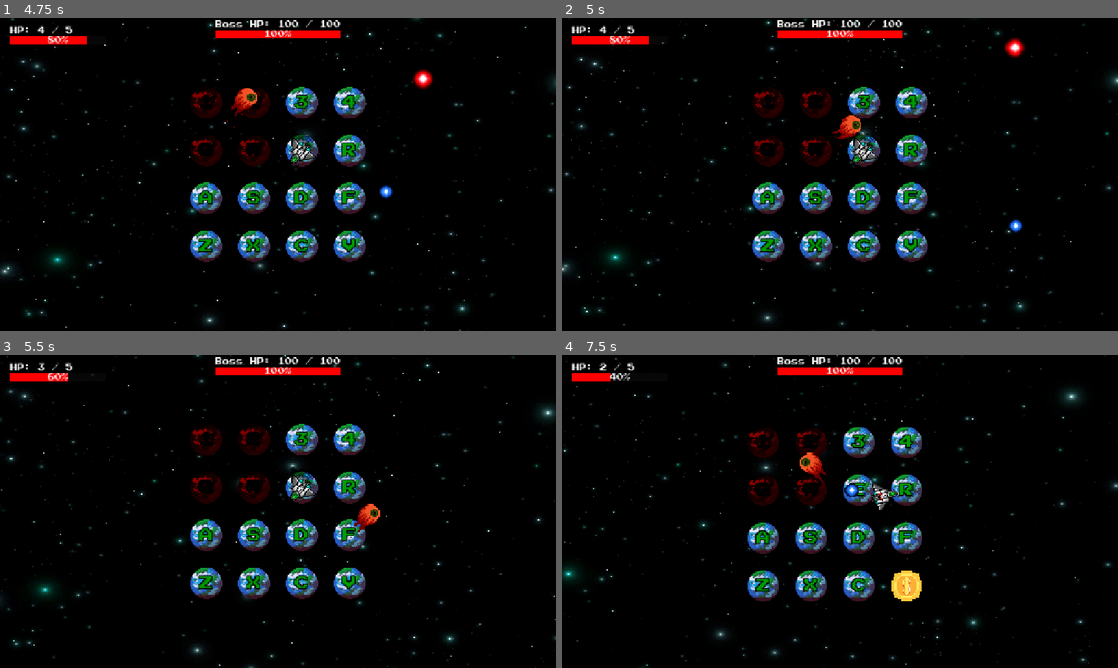
Above: before the commit, frames 1-4 (two rows, left to right).
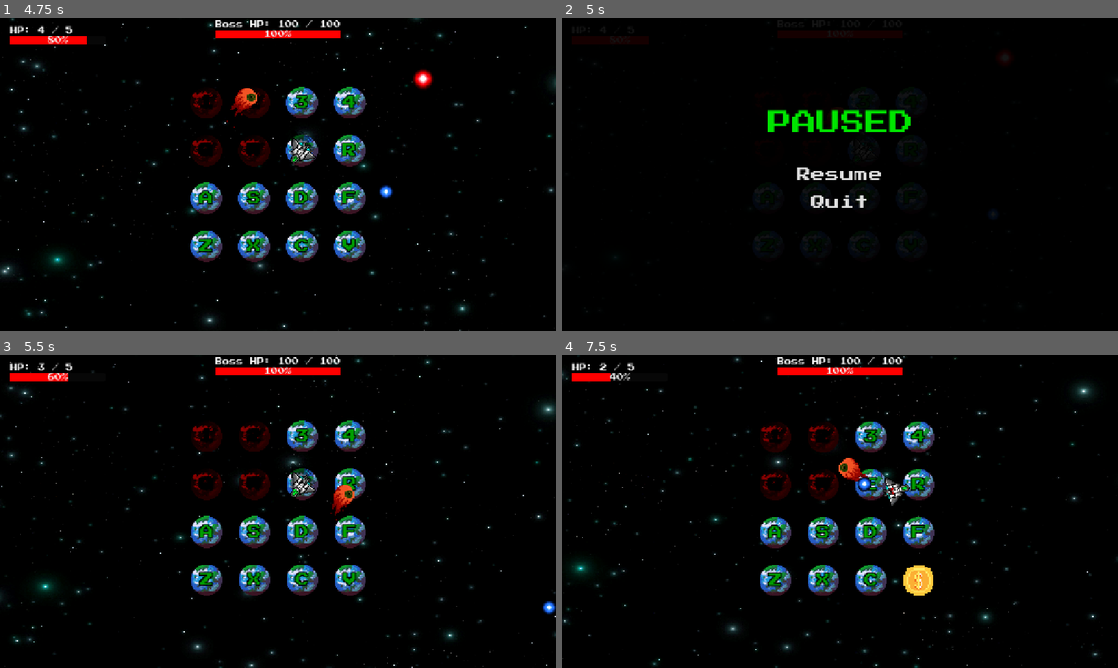
Above: after the commit, the same moments.

Repository: jcote04/CS780Game
Game: Godot game, scene res://scenes/main/main_menu.tscn
Two runs of this game, one before a commit and one after it. Both use one fixed random seed, a clock stepped at 60 frames per second and the inputs below.
Inputs (mouse positions are in pixels of both pictures, inside the frame that each line leads up to):
- Up to frame 1 (4.75 s): click "Start" at 0.5 s; tap Enter at 1.25 s; move the mouse to (400, 158) at 1.27 s; hold D 1.28-2.03 s; tap E at 1.35, 2.3, 3.05, 3.8, 4.55 s; click (400, 158) at 1.42 s; move the mouse to (166, 190) at 2.02 s; hold S 2.03-2.78 s; tap 1 at 2.1 s; click (166, 190) at 2.17 s; move the mouse to (333, 105) at 2.77 s; hold D 2.78-3.53 s; tap 2 at 2.85 s; click (333, 105) at 2.92 s; move the mouse to (250, 237) at 3.52 s; hold W 3.53-4.28 s; tap 3 at 3.6 s; click (250, 237) at 3.67 s; move the mouse to (444, 221) at 4.27 s; hold A from 4.28 s (still down); tap 4 at 4.35 s; click (444, 221) at 4.42 s
- Up to frame 2 (5 s): keep holding A; tap Escape at 4.9 s
- Up to frame 3 (5.5 s): release A at 5 s; click (278, 511) at 5 s, where only the run after the commit has a clickable "Resume"
- Up to frame 4 (7.5 s): move the mouse to (673, 464) at 5.77 s; hold A 5.78-6.53 s; tap Q at 5.85 s; click (673, 464) at 5.92 s; tap E at 6.05, 6.6 s; move the mouse to (867, 511) at 6.52 s; hold S 6.53-7.28 s; click (867, 511) at 6.67 s; move the mouse to (756, 433) at 7.27 s; hold D from 7.28 s (still down); tap R at 7.35 s; click (756, 433) at 7.42 s

Frame 1 is identical in both runs. In frame 2, 10% of the frame differs, in the area x 0-100%, y 0-100%; in frame 3, 8.0%; in frame 4, 12%.

Commit message:
pause menu

Diff:
--- a/scenes/main/main.tscn
+++ b/scenes/main/main.tscn
@@ -17,9 +17,10 @@
 [ext_resource type="PackedScene" uid="uid://cm3gn8681jlhj" path="res://scenes/main/player_bullet.tscn" id="11_raeie"]
 [ext_resource type="Script" uid="uid://d3ewqwpmi7trc" path="res://scripts/game_over_screen.gd" id="12_th5th"]
 [ext_resource type="Theme" uid="uid://dyittlu7q4eof" path="res://ui/game_button.tres" id="13_7smn1"]
-[ext_resource type="Script" path="res://scenes/main/game_win_screen.gd" id="16_hxu8e"]
-[ext_resource type="PackedScene" path="res://scenes/main/shop_ui.tscn" id="19_necax"]
+[ext_resource type="Script" uid="uid://4ykf3cjgmuhm" path="res://scenes/main/game_win_screen.gd" id="16_hxu8e"]
+[ext_resource type="PackedScene" uid="uid://cd1af37aqcpaa" path="res://scenes/main/shop_ui.tscn" id="19_necax"]
 [ext_resource type="Script" uid="uid://c1rx6c1od8h27" path="res://scripts/managers/upgrade_manager.gd" id="20_r4lks"]
+[ext_resource type="Script" uid="uid://c70iq8x4xgokm" path="res://scenes/main/pause_menu.gd" id="21_pg34l"]
 
 [sub_resource type="ShaderMaterial" id="ShaderMaterial_b1x3f"]
 shader = ExtResource("2_yyfjg")
@@ -256,6 +257,7 @@
 script = ExtResource("2_iuonh")
 grid_node = NodePath("../Grid")
 player_bullet_scene = ExtResource("11_raeie")
+pause_menu_path = NodePath("../PauseMenu")
 
 [node name="CollisionShape2D" type="CollisionShape2D" parent="Player" unique_id=875924440]
 shape = SubResource("RectangleShape2D_k2fmo")
@@ -524,6 +526,82 @@
 text = "Main Menu"
 
 [node name="ShopUI" parent="." unique_id=468115205 instance=ExtResource("19_necax")]
+visible = false
 
 [node name="UpgradeManager" type="Node" parent="." unique_id=1560067261]
 script = ExtResource("20_r4lks")
+
+[node name="PauseMenu" type="CanvasLayer" parent="." unique_id=1191262776]
+process_mode = 3
+layer = 10
+script = ExtResource("21_pg34l")
+
+[node name="ColorRect" type="ColorRect" parent="PauseMenu" unique_id=1818625741]
+anchors_preset = 5
+anchor_left = 0.5
+anchor_right = 0.5
+offset_left = -640.0
+offset_top = -80.0
+offset_right = -600.0
+offset_bottom = -40.0
+grow_horizontal = 2
+scale = Vector2(32.184, 22.04)
+color = Color(0, 0, 0, 0.91764706)
+
+[node name="Label" type="Label" parent="PauseMenu" unique_id=423707760]
+anchors_preset = 5
+anchor_left = 0.5
+anchor_right = 0.5
+offset_left = -166.0
+offset_top = 213.0
+offset_right = 170.0
+offset_bottom = 269.0
+grow_horizontal = 2
+theme_override_colors/font_color = Color(0, 0.8976866, 0, 1)
+theme_override_fonts/font = ExtResource("9_b1x3f")
+theme_override_font_sizes/font_size = 56
+text = "PAUSED"
+
+[node name="ResumeButton" type="Button" parent="PauseMenu" unique_id=1300379937]
+process_mode = 3
+anchors_preset = 8
+anchor_left = 0.5
+anchor_top = 0.5
+anchor_right = 0.5
+anchor_bottom = 0.5
+offset_left = -103.0
+offset_top = -20.5
+offset_right = 103.0
+offset_bottom = 20.5
+grow_horizontal = 2
+grow_vertical = 2
+theme = ExtResource("13_7smn1")
+theme_override_colors/font_hover_color = Color(1, 0.07450981, 0.13333334, 1)
+theme_override_styles/normal = SubResource("StyleBoxEmpty_th5th")
+theme_override_styles/pressed = SubResource("StyleBoxEmpty_7smn1")
+theme_override_styles/hover = SubResource("StyleBoxEmpty_raeie")
+theme_override_styles/disabled = SubResource("StyleBoxEmpty_hxu8e")
+theme_override_styles/focus = SubResource("StyleBoxEmpty_nvumn")
+text = "Resume"
+
+[node name="QuitButton" type="Button" parent="PauseMenu" unique_id=208464396]
+process_mode = 3
+anchors_preset = 8
+anchor_left = 0.5
+anchor_top = 0.5
+anchor_right = 0.5
+anchor_bottom = 0.5
+offset_left = -152.0
+offset_top = 44.0
+offset_right = 153.0
+offset_bottom = 85.0
+grow_horizontal = 2
+grow_vertical = 2
+theme = ExtResource("13_7smn1")
+theme_override_colors/font_hover_color = Color(0.8117647, 0.05882353, 0.10980392, 1)
+theme_override_styles/normal = SubResource("StyleBoxEmpty_ou6is")
+theme_override_styles/pressed = SubResource("StyleBoxEmpty_necax")
+theme_override_styles/hover = SubResource("StyleBoxEmpty_r4lks")
+theme_override_styles/disabled = SubResource("StyleBoxEmpty_pg34l")
+theme_override_styles/focus = SubResource("StyleBoxEmpty_m4h2d")
+text = "Quit"
--- /dev/null
+++ b/scenes/main/pause_menu.gd
@@ -0,0 +1,44 @@
+extends CanvasLayer
+
+var hover_sound: AudioStreamPlayer
+
+func _ready():
+	visible = false
+
+	$ResumeButton.pressed.connect(_on_resume)
+	$QuitButton.pressed.connect(_on_menu)
+
+	hover_sound = AudioStreamPlayer.new()
+	hover_sound.stream = preload("res://audio/ui_mouse_hover.wav")
+	hover_sound.volume_db = -5.0
+	hover_sound.bus = "SFX"
+	add_child(hover_sound)
+
+	for button in get_children():
+		if button is Button:
+			button.mouse_entered.connect(_on_button_hover.bind(button))
+			button.mouse_exited.connect(_on_button_unhover.bind(button))
+
+func _on_button_hover(button: Button):
+	hover_sound.play()
+	button.add_theme_font_size_override("font_size", 38)
+
+func _on_button_unhover(button: Button):
+	button.add_theme_font_size_override("font_size", 32)
+
+func show_screen():
+	visible = true
+
+	$ColorRect.modulate.a = 0.0
+	var tween = create_tween()
+	tween.tween_property($ColorRect, "modulate:a", 1.0, 0.25)
+
+	get_tree().paused = true
+
+func _on_resume():
+	get_tree().paused = false
+	visible = false
+
+func _on_menu():
+	get_tree().paused = false
+	get_tree().change_scene_to_file("res://scenes/main/main_menu.tscn")
--- a/scripts/grid.gd
+++ b/scripts/grid.gd
@@ -80,7 +80,7 @@
 		if cells[i]:
 			cells[i].modulate = Color(0.6, 0, 0)
 			disabled_cells[i] = true
-	await get_tree().create_timer(5).timeout
+	await get_tree().create_timer(5, false).timeout
 	for i in selected:
 		if cells[i]:
 			cells[i].modulate = Color(1, 1, 1)
@@ -89,7 +89,6 @@
 func heal_random_cell():
 	var available := []
 
-	# Collect cells that are NOT disabled
 	for i in range(cells.size()):
 		if not disabled_cells.has(i) and not shop_cell.has(i) and not coin_cell.has(i):
 			available.append(i)
@@ -98,20 +97,14 @@
 		return
 
 	var chosen = available[randi() % available.size()]
-
-	# Visual feedback (green flash)
 	cells[chosen].modulate = Color(0, 1, 0)
-
-	# Store it temporarily
 	heal_cell[chosen] = "heal"
 
-	await get_tree().create_timer(5).timeout
+	await get_tree().create_timer(5, false).timeout
 
-	# Reset
 	if cells[chosen]:
 		cells[chosen].modulate = Color(1, 1, 1)
 		heal_cell.erase(chosen)
-
 
 func spawn_coin():
 	var available := []
@@ -133,17 +126,31 @@
 	coin_cell[chosen] = coin_sprite
 	print("Coin spawned at:", chosen)
 
-	# Auto remove after 8 seconds
-	await get_tree().create_timer(8).timeout
+	await get_tree().create_timer(8, false).timeout
 	if coin_cell.has(chosen):
 		clear_coin(chosen)
 
 func spawn_coin_loop():
 	while true:
-		await get_tree().create_timer(5).timeout
-		if not shop_paused:
+		await get_tree().create_timer(5, false).timeout
+		if not shop_paused and not get_tree().paused:
 			spawn_coin()
 
+func spawn_shop_loop():
+	while true:
+		shop_spawn_timer = get_tree().create_timer(20, false)
+		await shop_spawn_timer.timeout
+
+		if not shop_paused and not get_tree().paused:
+			spawn_shop()
+
+
+func clear_shop(index):
+	if shop_cell.has(index):
+		var sprite = shop_cell[index]
+		if is_instance_valid(sprite):
+			sprite.queue_free()
+		shop_cell.erase(index)
 
 func spawn_shop():
 	if not shop_cell.is_empty():
@@ -170,25 +177,6 @@
 	print("Shop spawned at:", chosen)
 
 
-func spawn_shop_loop():
-	while true:
-		# Wait before spawning next shop
-		shop_spawn_timer = get_tree().create_timer(20)
-		await shop_spawn_timer.timeout
-
-		# Only spawn if not paused
-		if not shop_paused:
-			spawn_shop()
-
-
-func clear_shop(index):
-	if shop_cell.has(index):
-		var sprite = shop_cell[index]
-		if is_instance_valid(sprite):
-			sprite.queue_free()
-		shop_cell.erase(index)
-
-
 func clear_coin(index):
 	if coin_cell.has(index):
 		var sprite = coin_cell[index]
--- a/scripts/player/player.gd
+++ b/scripts/player/player.gd
@@ -15,6 +15,9 @@
 @export var shoot_cooldown := 1.0
 @export var bullet_damage := 1
 
+@export var pause_menu_path: NodePath
+@onready var pause_menu: CanvasLayer = get_node(pause_menu_path)
+
 var shoot_timer := 0.0
 
 var audio_hurt: AudioStreamPlayer
@@ -46,6 +49,8 @@
 
 func _ready():
 	UpgradeManager.register_player(self)
+	process_mode = Node.PROCESS_MODE_ALWAYS
+	pause_menu.visible = false
 
 	# Sprite
 	anim.play("idle")
@@ -91,7 +96,15 @@
 	add_child(audio_coin)
 
 func _input(event):
-	if event is InputEventKey and event.pressed:
+
+	if event is InputEventKey and event.pressed and not event.echo:
+		if event.keycode == KEY_ESCAPE:
+			toggle_pause_menu()
+			return
+
+		if get_tree().paused:
+			return
+
 		if event.keycode in key_map:
 			current_index = key_map[event.keycode]
 			if grid_.disabled_cells.has(current_index):
@@ -102,13 +115,22 @@
 			var dir = (target_position - global_position).normalized()
 			anim.rotation = dir.angle() + deg_to_rad(90)
 
+	if get_tree().paused:
+		return
+
 	if event is InputEventMouseButton and event.button_index == MOUSE_BUTTON_LEFT and event.pressed:
 		shoot()
 
+func toggle_pause_menu():
+	var paused = !get_tree().paused
+	get_tree().paused = paused
+	pause_menu.visible = paused
+
 
 func _physics_process(delta):
-	if shoot_timer > 0:
-		shoot_timer -= delta
+	if get_tree().paused:
+		velocity = Vector2.ZERO
+		return
 
 	if invincible:
 		invincible_timer -= delta
@@ -136,6 +158,11 @@
 		shadow.visible = true
 		velocity = Vector2.ZERO
 
+	if shoot_timer > 0:
+		shoot_timer -= delta
+
+
+
 
 func shoot():
 	print("Current firerate: ", shoot_cooldown)
Not shown, added: scenes/main/pause_menu.gd.uid
